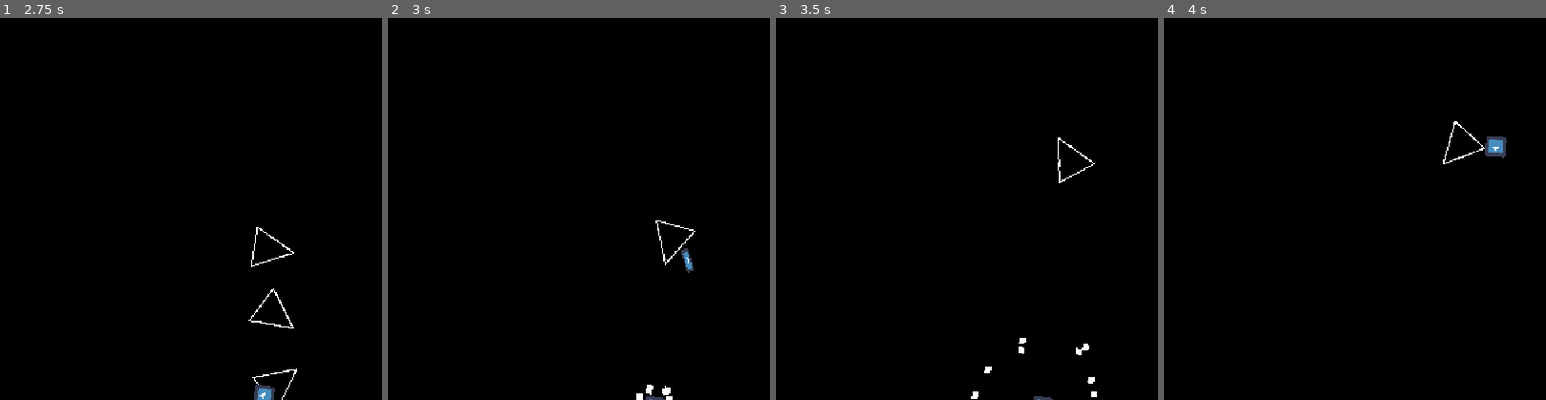
Above: before the commit, frames 1-4 (left to right).
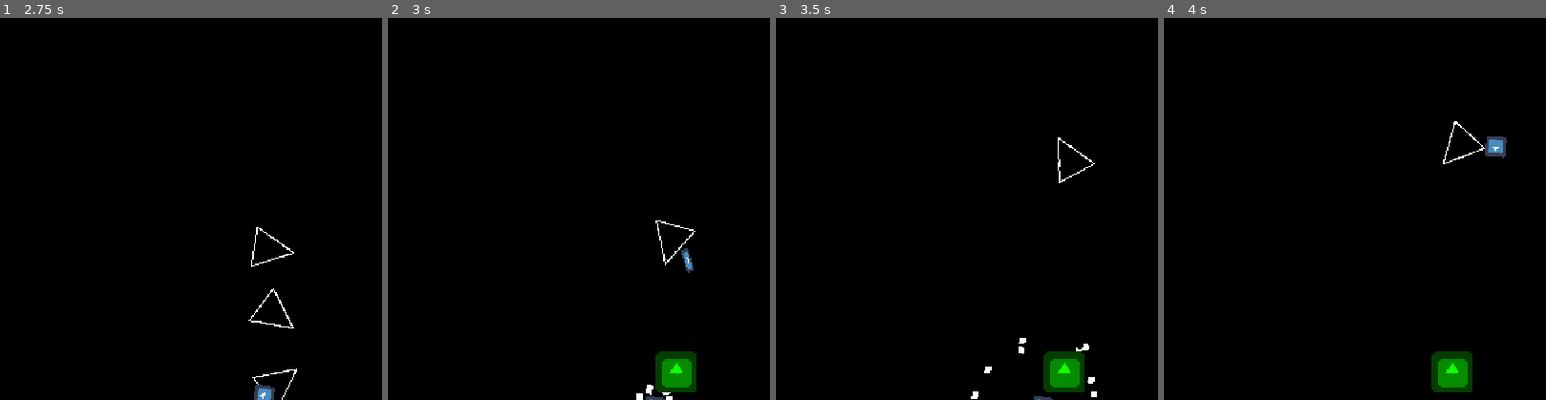
Above: after the commit, the same moments.

Repository: adrianriverof/juego-viaje
Game: Godot game, scene res://level.tscn
Same seed, same stepped clock (60 frames per second), same inputs: the game is played once before the commit and once after it. The engine's default icon, where the game draws it, is replaced by a stand-in: a white triangle on a blue panel in a dark square.
Inputs:
- Up to frame 1 (2.75 s): tap Enter at 0.5 s; hold U (p1right) 0.53-1.28 s; hold T (p1mine) 0.53-1.28 s; hold E (p1down) 1.28-2.03 s; tap R (p1shoot) at 1.35 s; hold U (p1right) from 2.03 s (still down); hold T (p1mine) from 2.03 s (still down)
- Up to frame 2 (3 s): keep holding U (p1right); release T (p1mine) at 2.78 s; tap R (p1shoot) at 2.85 s
- Up to frame 3 (3.5 s): keep holding U (p1right)
- Up to frame 4 (4 s): release U (p1right) at 3.53 s; hold O (p1left) from 3.53 s (still down); hold T (p1mine) from 3.53 s (still down)
The pictures show only the part of the screen within x 50-100%, y 25-75%; the shares and areas given below are measured in that part.

Frame 1 is identical in both runs. In frame 2, 1.1% of the frame differs, in the area x 70-81%, y 87-98%; in frame 3, 1.1%; in frame 4, 1.1%.

Commit message:
fix: mover now drop power_ups

Diff:
--- a/enemy_lateral_move.gd
+++ b/enemy_lateral_move.gd
@@ -1,4 +1,11 @@
 extends KinematicBody2D
+
+
+onready var powerup_laser = preload("res://powerup_laser.tscn")
+onready var powerup_triple = preload("res://powerup_triple.tscn")
+
+
+
 
 #onready var player = get_parent().get_node("player")
 var player
@@ -55,10 +62,37 @@
 
 func check_if_dead():
 
-	print("checkeamso")
+	#print("checkeamso")
 	if life <= 0:
 		player.take_points(1)
+		spawn_powerup()
 		queue_free()
+
+
+
+
+func spawn_powerup():
+
+	var rng = RandomNumberGenerator.new()
+	rng.randomize() # al final es tanto lío que vo a acabar volviendo a lo de antes
+	var number = rng.randi_range(1,20)
+
+	#print("ha tirado un dado y ha salido: ", number)
+
+	if number == 6:
+		#print("es 6")
+		# estos powerups tal vez deberían estar balanceados de una manera más global
+		# como que el juego aumente o reduzca las posibilidades de que se genere
+
+		var poweruplaser_instance = powerup_laser.instance()
+		poweruplaser_instance.position = self.position
+		get_tree().get_root().add_child(poweruplaser_instance)
+
+	elif number == 7:
+
+		var poweruptriple_instance = powerup_triple.instance()
+		poweruptriple_instance.position = self.position
+		get_tree().get_root().add_child(poweruptriple_instance)
 
 
 
--- a/level.gd
+++ b/level.gd
@@ -57,7 +57,7 @@
 	elif score >= 50:
 		enemy_speed = 200 # como se cambiaría un atributo de enemigo
 	elif score >= 20:
-		change_enemy_spawn_time(1) # un ejemplo de como se cambiaría el tiempo de spawn enemigo
+		change_enemy_spawn_time(0.1) # un ejemplo de como se cambiaría el tiempo de spawn enemigo
 	elif score >= 15:
 		lateral_percentage = 95  # un test de como sería variar la distribución
 		waver_percentage = 0
